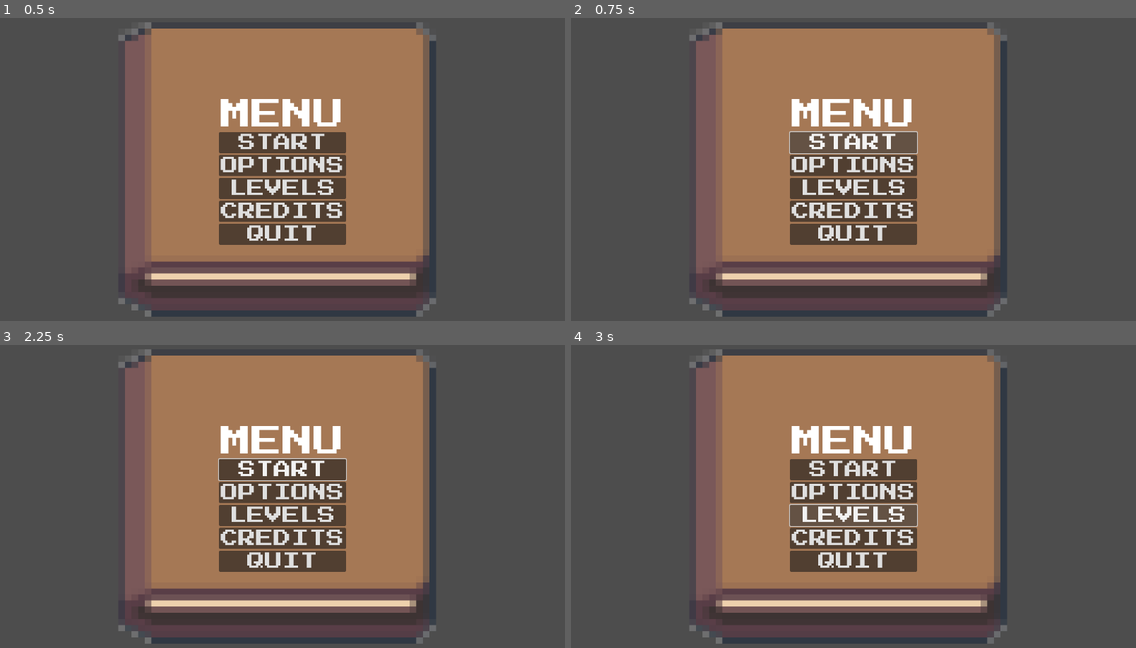
Above: before the commit, frames 1-4 (two rows, left to right).
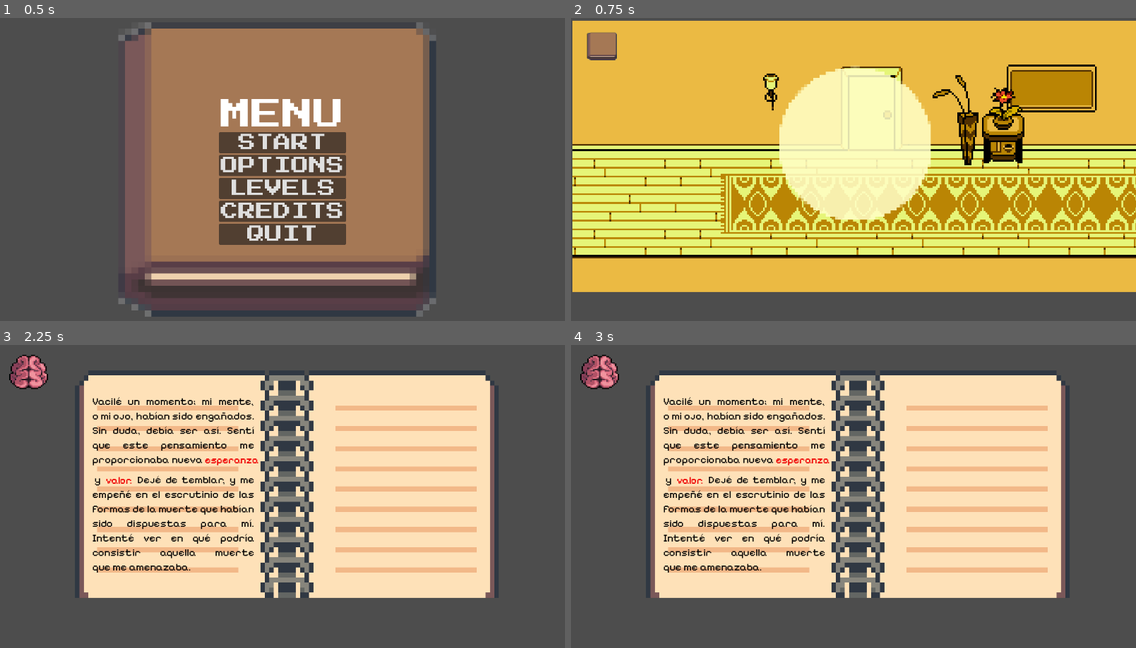
Above: after the commit, the same moments.

Repository: AlePatata/Puzlitas
Game: Godot game, scene res://scenes/main_menu.tscn
The game is run twice, just before and just after one commit, with the same random seed, the same clock (stepped at 60 frames per second) and the same inputs.
Inputs (mouse positions are in pixels of both pictures, inside the frame that each line leads up to):
- Up to frame 1 (0.5 s): no input
- Up to frame 2 (0.75 s): click "START" at 0.5 s
- Up to frame 3 (2.25 s): click (282, 469) at 1.25 s, where only the run before the commit has a clickable "START"; click (28, 372) at 2.02 s
- Up to frame 4 (3 s): click (853, 514) at 2.75 s, where only the run before the commit has a clickable "LEVELS"

Frame 1 is identical in both runs. In frame 2, 91% of the frame differs, in the area x 0-100%, y 0-99%; in frame 3, 64%; in frame 4, 64%.

Commit message:
Reparar_script_main

Diff:
--- a/Proyecto Godot/scenes/main_menu.tscn
+++ b/Proyecto Godot/scenes/main_menu.tscn
@@ -1,13 +1,14 @@
 [gd_scene load_steps=4 format=3 uid="uid://bvuopves0sjn8"]
 
 [ext_resource type="Theme" uid="uid://b4e1fmdbmqdbq" path="res://resources/theme.tres" id="1_is5we"]
+[ext_resource type="Script" path="res://scenes/main_menu.gd" id="2_kvx6y"]
 [ext_resource type="Texture2D" uid="uid://thiha28tsny3" path="res://assets/books.png" id="3_hg8uk"]
-[ext_resource type="AudioStream" uid="uid://djy5k8d87lvl6" path="res://assets/music/y2mate.com - A Lonely Cherry Tree .wav" id="4_ik214"]
 
 [node name="MainMenu" type="MarginContainer"]
 offset_right = 1280.0
 offset_bottom = 720.0
 theme = ExtResource("1_is5we")
+script = ExtResource("2_kvx6y")
 
 [node name="PanelContainer" type="PanelContainer" parent="."]
 layout_mode = 2
@@ -60,5 +61,4 @@
 text = "QUIT"
 
 [node name="AudioStreamPlayer" type="AudioStreamPlayer" parent="."]
-stream = ExtResource("4_ik214")
 autoplay = true
Not shown, added: Proyecto Godot/assets/music/.y2mate.com - A Lonely Cherry Tree .wav.icloud
Not shown, added: Proyecto Godot/assets/music/.y2mate.com - Begin Your Journey .wav.icloud
Not shown, changed: Proyecto Godot/assets/music/y2mate.com - A Lonely Cherry Tree .wav
Not shown, changed: Proyecto Godot/assets/music/y2mate.com - Begin Your Journey .wav
